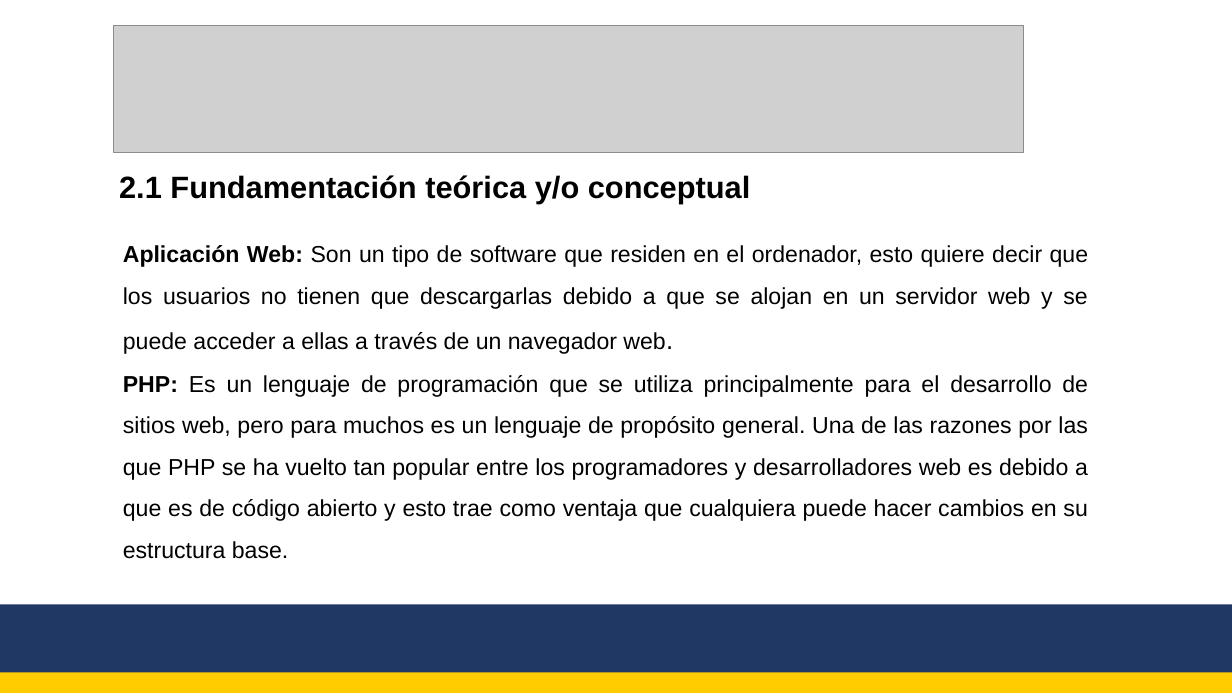
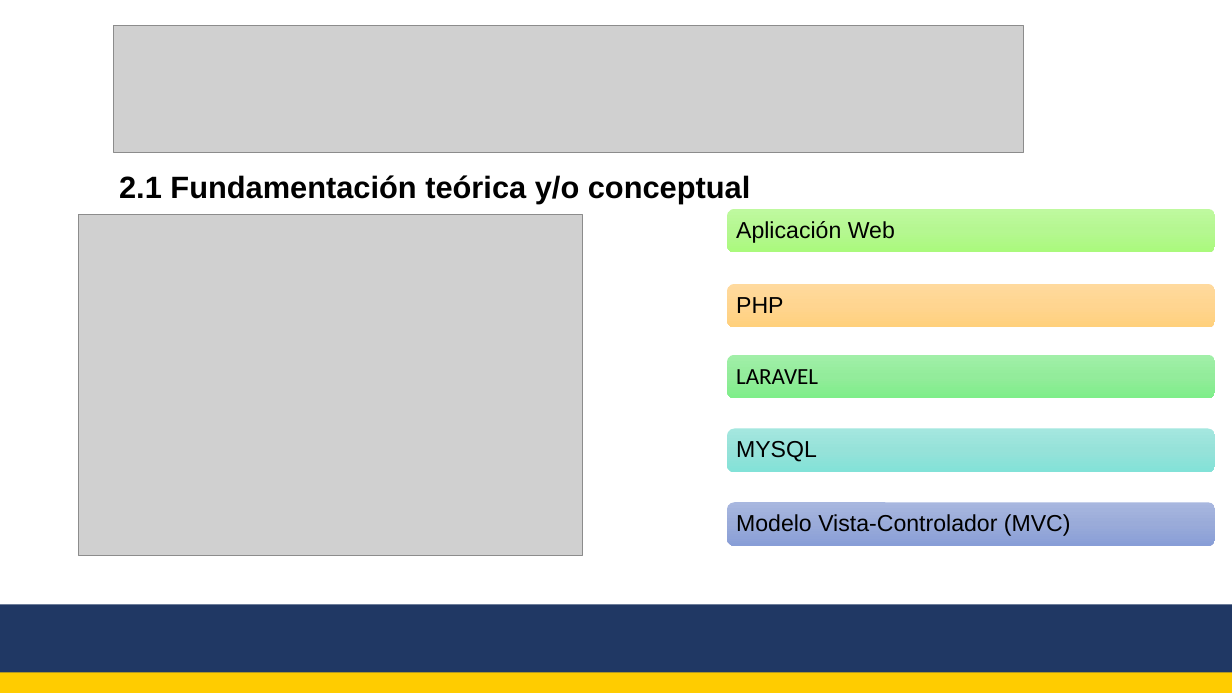
Before and after one commit to Aaron776/TesisDocumento, a slide deck: slide 11 of Presentacion del Trabajo de Titulacion.pptx (slide 15 before the commit). Drawn at 1232x693 pixels with LibreOffice and Linux fonts; fonts in the diff are those of the drawing; grey boxes stand for pictures. Boxes give left, top, right and bottom in pixels: in the first picture for what was removed or moved away, otherwise in the second. Text is boxed around its words. In the diff, an @@ line names an element or a change of style, - is before the commit and + after.

```diff
--- a/Presentacion del Trabajo de Titulacion.pptx
+++ b/Presentacion del Trabajo de Titulacion.pptx
@@ picture added at box(79, 215, 582, 556) @@
@@ text removed at box(123, 245, 1089, 559) @@
-Aplicación Web: Son un tipo de software que residen en el ordenador, esto quiere decir que los usuarios no tienen que descargarlas debido a que se alojan en un servidor web y se puede acceder a ellas a través de un navegador web.
-PHP: Es un lenguaje de programación que se utiliza principalmente para el desarrollo de sitios web, pero para muchos es un lenguaje de propósito general. Una de las razones por las que PHP se ha vuelto tan popular entre los programadores y desarrolladores web es debido a que es de código abierto y esto trae como ventaja que cualquiera puede hacer cambios en su estructura base.
@@ group added at box(727, 209, 1215, 546): 5 rounded rectangles, 5 texts @@
+PHP
+Aplicación Web
+LARAVEL
+MYSQL
+Modelo Vista-Controlador (MVC)
```
Also in this commit, not shown: 8 other slides changed, 18 slides added, 16 slides removed, 2 other files.
